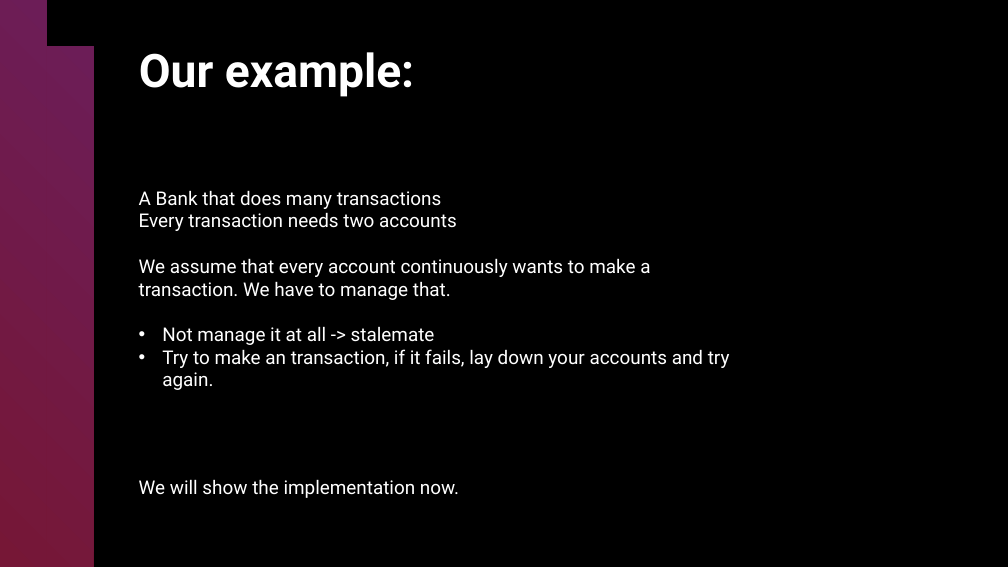
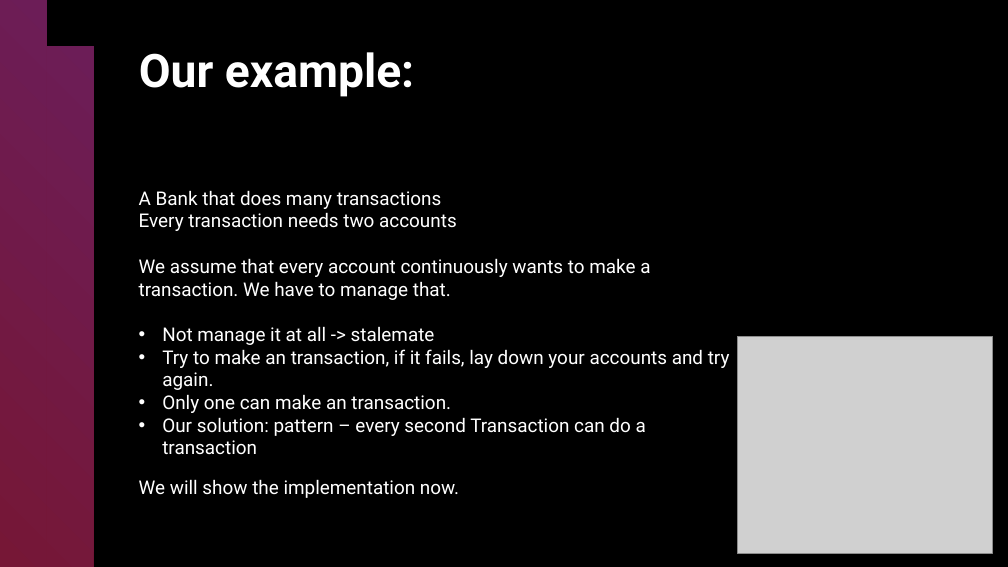
Before and after one commit to wpichl/diningphilosophers, a slide deck: slide 2 of Dining Philosophers.odp. Drawn at 1008x567 pixels with LibreOffice and Linux fonts; fonts in the diff are those of the drawing; grey boxes stand for pictures. Boxes give left, top, right and bottom in pixels: in the first picture for what was removed or moved away, otherwise in the second. Text is boxed around its words. In the diff, an @@ line names an element or a change of style, - is before the commit and + after.

Commit message:
new presentation

```diff
--- a/Dining Philosophers.odp
+++ b/Dining Philosophers.odp
@@ picture added at (737,337,992,554) @@
@@ text at (162,394,646,454): paragraphs added @@
+• Only one can make an transaction.
+• Our solution: pattern – every second Transaction can do a transaction
```
